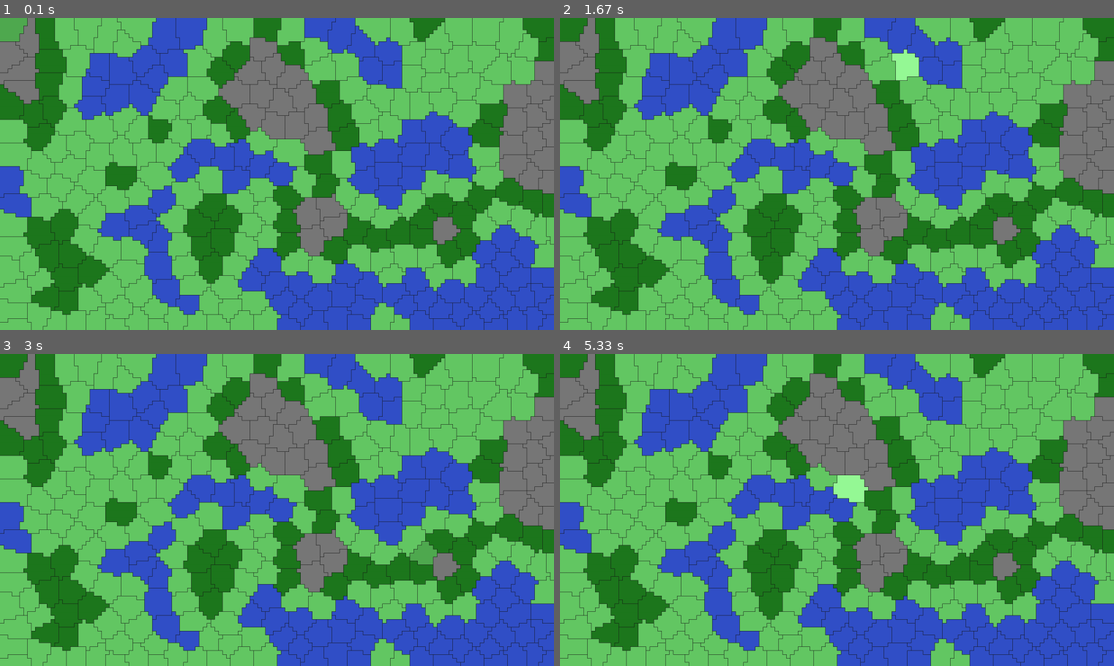
Above: before the commit, frames 1-4 (two rows, left to right).
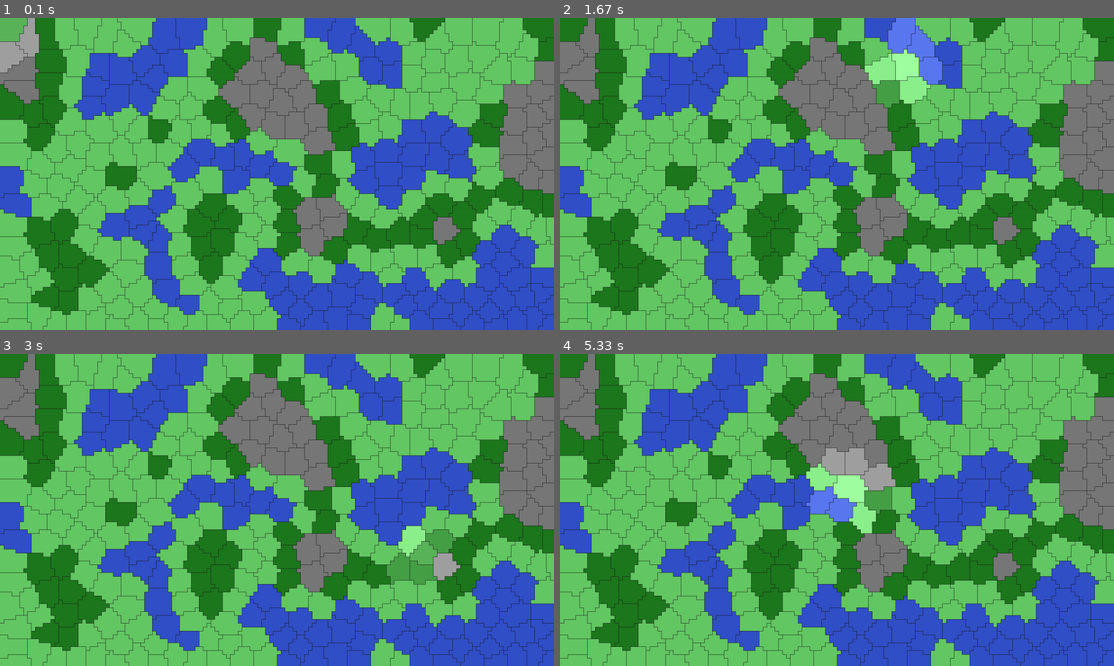
Above: after the commit, the same moments.

Repository: capdevillex/proj_info
Game: pygame game, started from test_grille_filling.py
Same seed, same stepped clock (60 frames per second), same inputs: the game is played once before the commit and once after it.
Inputs (mouse positions are in pixels of both pictures, inside the frame that each line leads up to):
- Up to frame 1 (0.1 s): no input
- Up to frame 2 (1.67 s): move the mouse to (814, 186) at 0.37 s; move the mouse to (704, 177) at 0.87 s; move the mouse to (920, 64) at 1.37 s
- Up to frame 3 (3 s): move the mouse to (288, 403) at 1.87 s; move the mouse to (282, 544) at 2.43 s; move the mouse to (421, 559) at 2.93 s
- Up to frame 4 (5.33 s): move the mouse to (981, 481) at 3.43 s; move the mouse to (1041, 485) at 3.93 s; move the mouse to (1030, 569) at 4.6 s; move the mouse to (864, 497) at 5.1 s

The runs differ from the first frame. In frame 1, 0.6% of the frame differs, in the area x 0-8%, y 0-18%; in frame 2, 2.1%; in frame 3, 1.4%; in frame 4, 2.5%, in the area x 44-61%, y 30-58%.

Commit message:
Adjust color lightening for hovered tiles in draw_map function

Diff:
--- a/test_grille_filling.py
+++ b/test_grille_filling.py
@@ -46,7 +46,10 @@
         color = BIOME_COLORS[tile.biome]  # type: ignore
 
         if tile == hovered_tile:
-            color = lighten(color, 50)
+            color = lighten(color, 60)
+
+        if hovered_tile and tile.id in hovered_tile.neighbors:
+            color = lighten(color, 40)
 
         for x, y in tile.cells:
             rect = pygame.Rect(
